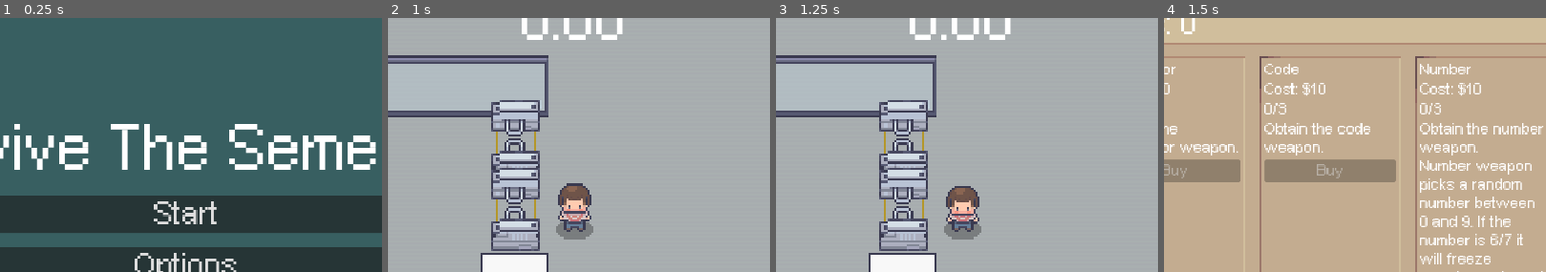
Above: before the commit, frames 1-4 (left to right).
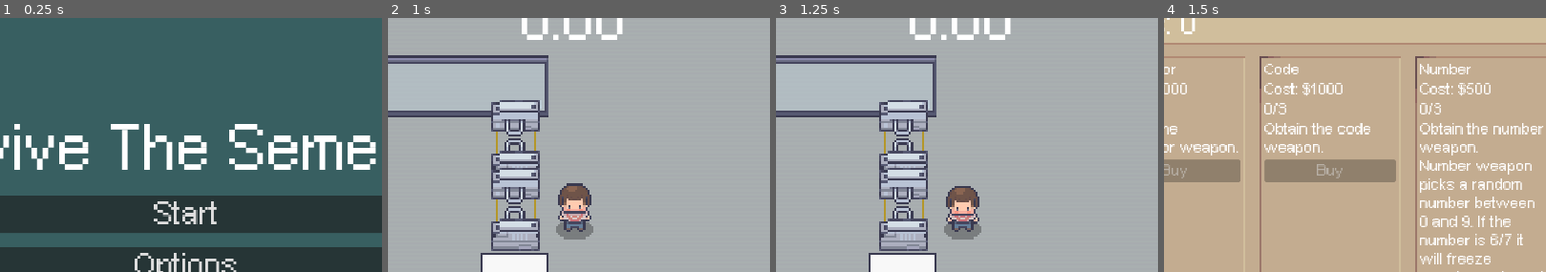
Above: after the commit, the same moments.

Repository: LimZiJia/SurviveTheSemester
Game: Godot game, scene res://scenes/ui/start_screen.tscn
Same seed, same stepped clock (60 frames per second), same inputs: the game is played once before the commit and once after it. Sound files missing from this copy of the repository are replaced by a short silence.
Inputs (mouse positions are % of the whole screen's width and height, from its top left):
- Up to frame 1 (0.25 s): no input
- Up to frame 2 (1 s): click "Start" at 0.5 s
- Up to frame 3 (1.25 s): no input
- Up to frame 4 (1.5 s): click (89, 8) at 1.25 s
The pictures show only the part of the screen within x 26-76%, y 8-58%; the shares and areas given below are measured in that part.

Frames 1-3 are identical in both runs. In frame 4, 0.4% of the frame differs, in the area x 2-86%, y 25-31%.

Commit message:
Weapon balance
Weapon prices reverted (made $0 for some upgrades while testing)

Diff:
--- a/resources/weapon_upgrades/calculator/calculator_weapon_upgrade_1.tres
+++ b/resources/weapon_upgrades/calculator/calculator_weapon_upgrade_1.tres
@@ -18,5 +18,5 @@
 weapon_name = &"Calculator"
 description = "Obtain the calculator weapon.	"
 level = 1
-cost = 10
+cost = 1000
 weapon_stat = SubResource("Resource_m2px5")
--- a/resources/weapon_upgrades/calculator/calculator_weapon_upgrade_2.tres
+++ b/resources/weapon_upgrades/calculator/calculator_weapon_upgrade_2.tres
@@ -19,5 +19,5 @@
 description = "+5 damage
 +1 calculator"
 level = 2
-cost = 0
+cost = 200
 weapon_stat = SubResource("Resource_m2px5")
--- a/resources/weapon_upgrades/calculator/calculator_weapon_upgrade_3.tres
+++ b/resources/weapon_upgrades/calculator/calculator_weapon_upgrade_3.tres
@@ -19,5 +19,5 @@
 description = "-0.5s cooldown
 +1 calculator"
 level = 3
-cost = 0
+cost = 500
 weapon_stat = SubResource("Resource_m2px5")
--- a/resources/weapon_upgrades/calculator/calculator_weapon_upgrade_4.tres
+++ b/resources/weapon_upgrades/calculator/calculator_weapon_upgrade_4.tres
@@ -19,5 +19,5 @@
 description = "-0.5s cooldown
 +10 damage"
 level = 4
-cost = 0
+cost = 1000
 weapon_stat = SubResource("Resource_m2px5")
--- a/resources/weapon_upgrades/calculator/calculator_weapon_upgrade_5.tres
+++ b/resources/weapon_upgrades/calculator/calculator_weapon_upgrade_5.tres
@@ -19,5 +19,5 @@
 description = "+0.5 attack time
 +1 calculator"
 level = 5
-cost = 0
+cost = 1500
 weapon_stat = SubResource("Resource_m2px5")
--- a/resources/weapon_upgrades/code/code_weapon_upgrade_1.tres
+++ b/resources/weapon_upgrades/code/code_weapon_upgrade_1.tres
@@ -16,5 +16,5 @@
 weapon_name = &"Code"
 description = "Obtain the code weapon."
 level = 1
-cost = 10
+cost = 1000
 weapon_stat = SubResource("Resource_rfrqn")
--- a/resources/weapon_upgrades/number/number_weapon_upgrade_1.tres
+++ b/resources/weapon_upgrades/number/number_weapon_upgrade_1.tres
@@ -17,5 +17,5 @@
 description = "Obtain the number weapon.
 Number weapon picks a random number between 0 and 9. If the number is 6/7 it will freeze enemies on impact and if it is 8/9 it will burn."
 level = 1
-cost = 10
+cost = 500
 weapon_stat = SubResource("Resource_8pd45")
--- a/resources/weapon_upgrades/number/number_weapon_upgrade_2.tres
+++ b/resources/weapon_upgrades/number/number_weapon_upgrade_2.tres
@@ -16,5 +16,5 @@
 weapon_name = &"Number"
 description = "Increase damage by 5."
 level = 2
-cost = 10
+cost = 600
 weapon_stat = SubResource("Resource_8pd45")
--- a/resources/weapon_upgrades/number/number_weapon_upgrade_3.tres
+++ b/resources/weapon_upgrades/number/number_weapon_upgrade_3.tres
@@ -16,5 +16,5 @@
 weapon_name = &"Number"
 description = "Spawns 1 more number."
 level = 3
-cost = 10
+cost = 1000
 weapon_stat = SubResource("Resource_8pd45")
Not shown: 2 places in scenes/world/world.tscn that only renumber resources
